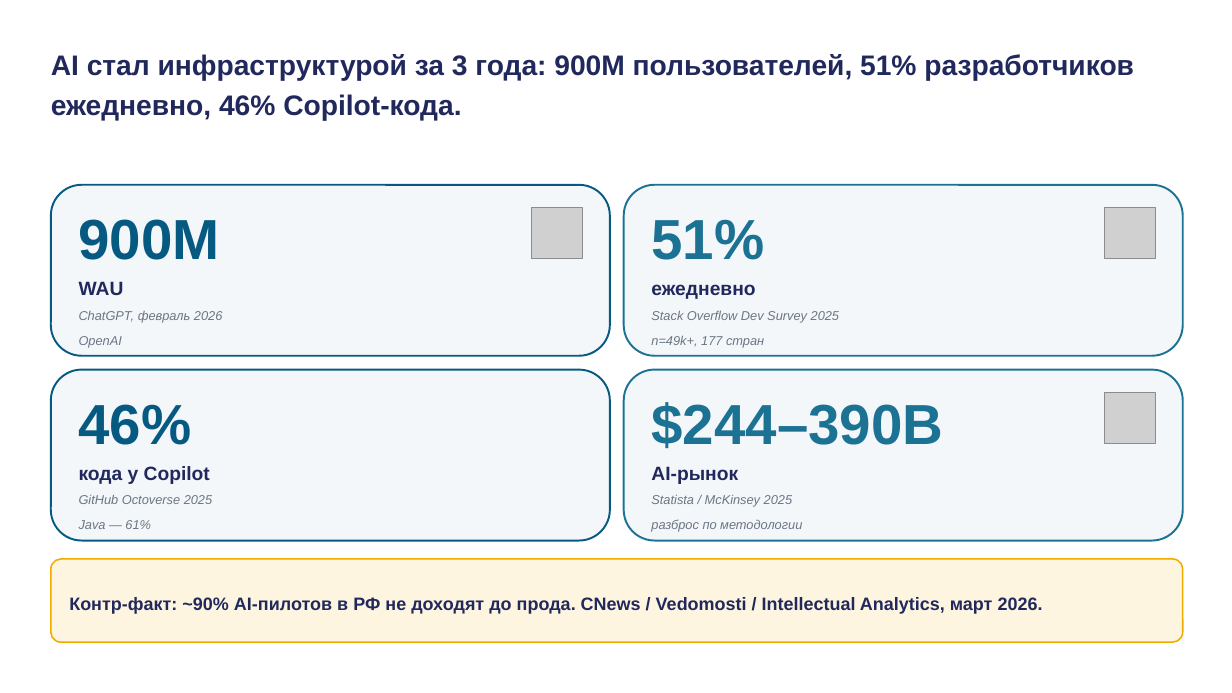
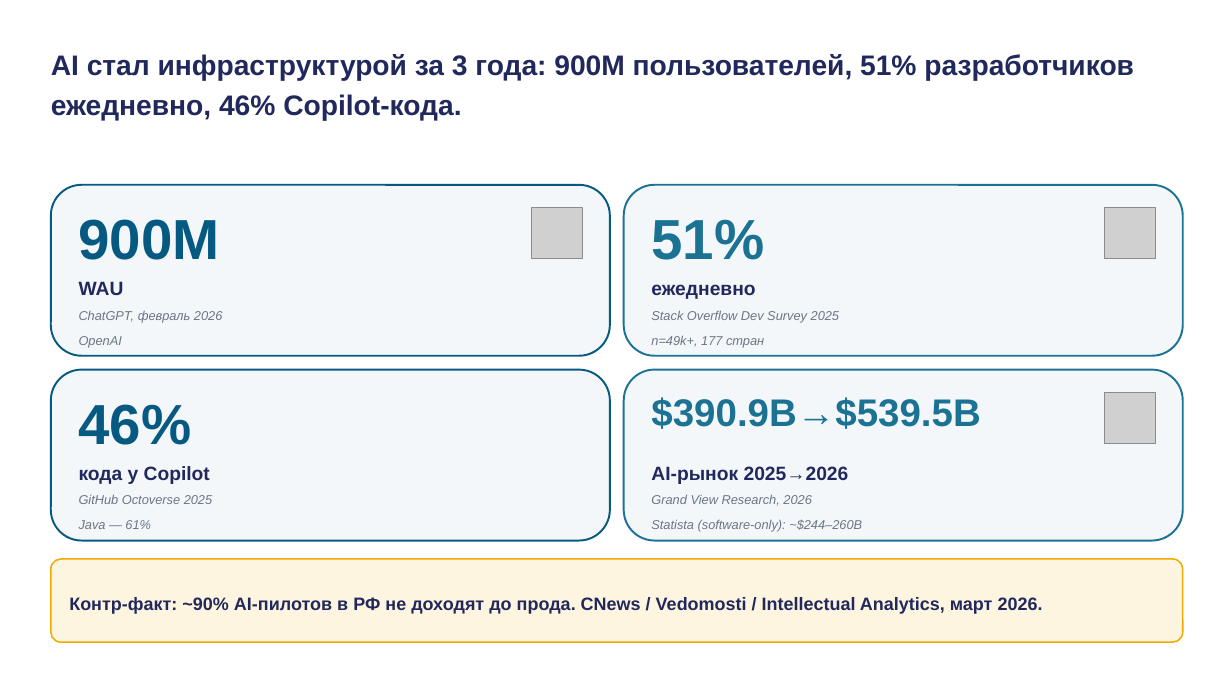
Before and after one commit to tellina-study/AI-usage-lessons, a slide deck: slide 10 of library/lectures/lec-01/rendered/lec-01.pptx. Drawn at 1232x693 pixels with LibreOffice and Linux fonts; fonts in the diff are those of the drawing; grey boxes stand for pictures. Boxes give left, top, right and bottom in pixels: in the first picture for what was removed or moved away, otherwise in the second. Text is boxed around its words. In the diff, an @@ line names an element or a change of style, - is before the commit and + after.

```diff
--- a/library/lectures/lec-01/rendered/lec-01.pptx
+++ b/library/lectures/lec-01/rendered/lec-01.pptx
@@ text at (651,397,980,429): text changed; size 44 to 30 pt @@
-$244–390B
+$390.9B→$539.5B
@@ text at (651,466,849,484): text changed @@
-AI-рынок
+AI-рынок 2025→2026
@@ text at (651,494,811,505): text changed @@
-Statista / McKinsey 2025
+Grand View Research, 2026
@@ text at (651,519,862,532): text changed @@
-разброс по методологии
+Statista (software-only): ~$244–260B
```
Also in this commit, not shown: 19 other slides changed, 4 slides added, 3 slides removed, 29 other files.
